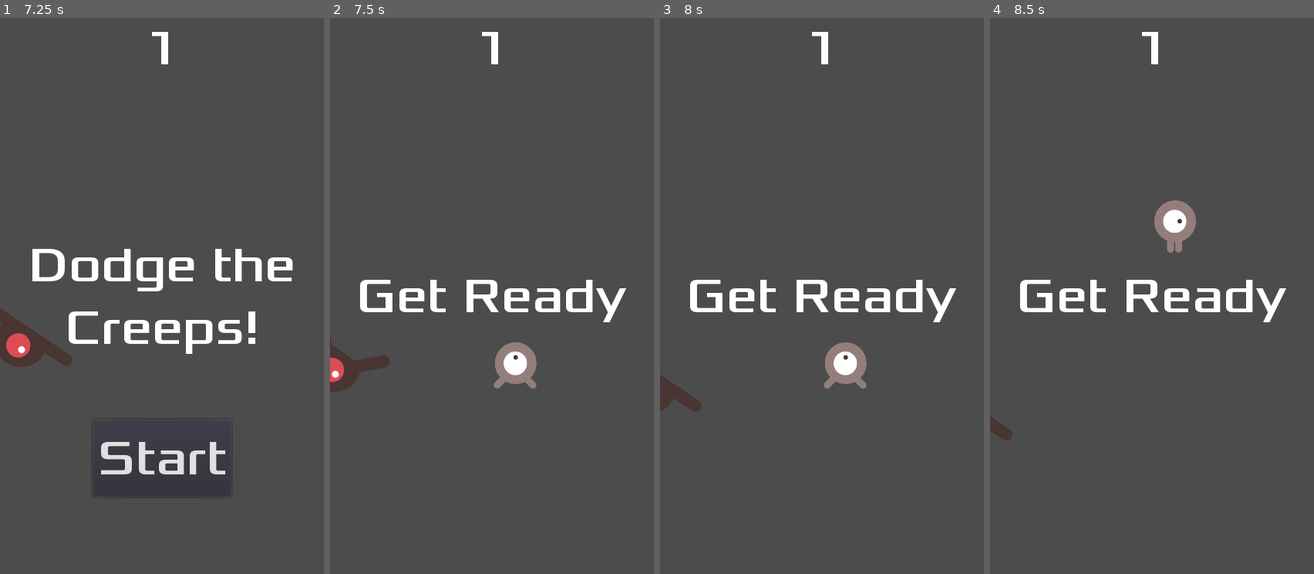
Above: before the commit, frames 1-4 (left to right).
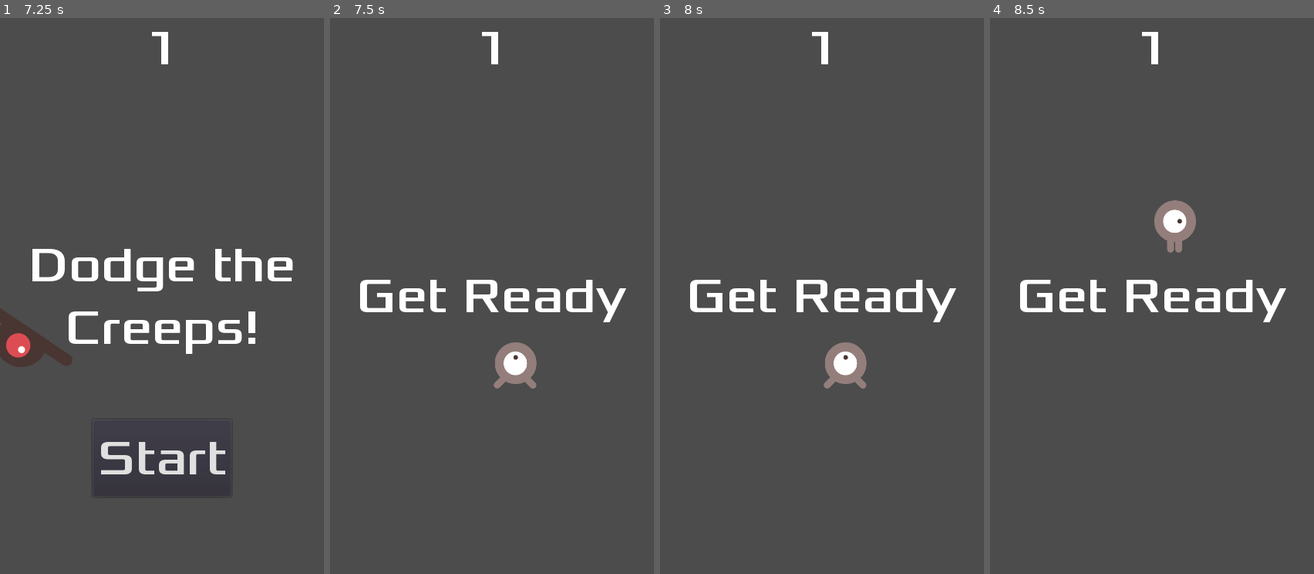
Above: after the commit, the same moments.

Repository: signmotion/run-from-creepers
Game: Godot game, scene res://Main.tscn
Same seed, same stepped clock (60 frames per second), same inputs: the game is played once before the commit and once after it.
Inputs:
- Up to frame 1 (7.25 s): click "Start" at 0.5 s; tap Enter at 1.25 s; hold Right (ui_right) 1.28-2.03 s; hold Down (ui_down) 2.03-2.78 s; hold Right (ui_right) 2.78-3.53 s; hold Up (ui_up) 3.53-4.28 s; hold Left (ui_left) 4.28-5.78 s; hold Down (ui_down) 5.78-6.53 s; hold Right (ui_right) from 6.53 s (still down)
- Up to frame 2 (7.5 s): release Right (ui_right) at 7.25 s; click "Start" at 7.25 s
- Up to frame 3 (8 s): no input
- Up to frame 4 (8.5 s): hold Up (ui_up) from 8.03 s (still down)

Frame 1 is identical in both runs. In frame 2, 0.7% of the frame differs, in the area x 0-19%, y 57-68%; in frame 3, 0.4%; in frame 4, 0.2%.

Commit message:
Removed the creeps by start a new game.

Diff:
--- a/Main.gd
+++ b/Main.gd
@@ -54,6 +54,7 @@
     mob.linear_velocity = Vector2(rand_range(mob.min_speed, mob.max_speed), 0)
     mob.linear_velocity = mob.linear_velocity.rotated(direction)
 
+    $HUD.connect("start_game", mob, "_on_start_game")
 
 
 func _on_HUD_start_game():
--- a/Mob.gd
+++ b/Mob.gd
@@ -10,5 +10,9 @@
     $AnimatedSprite.animation = mob_types[randi() % mob_types.size()]
 
 
+func _on_start_game():
+    queue_free()
+
+
 func _on_Visibility_screen_exited():
     queue_free()
